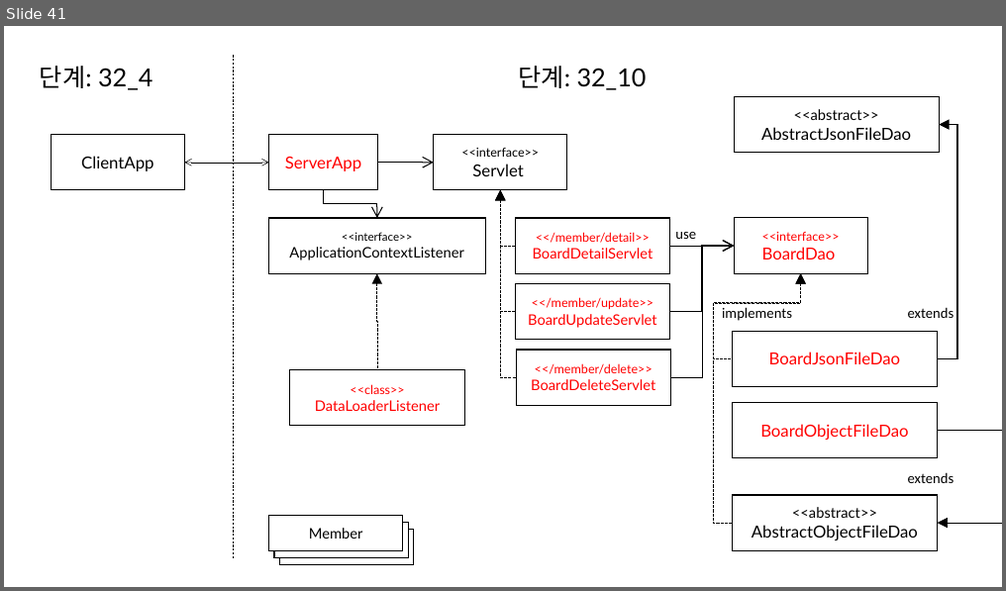
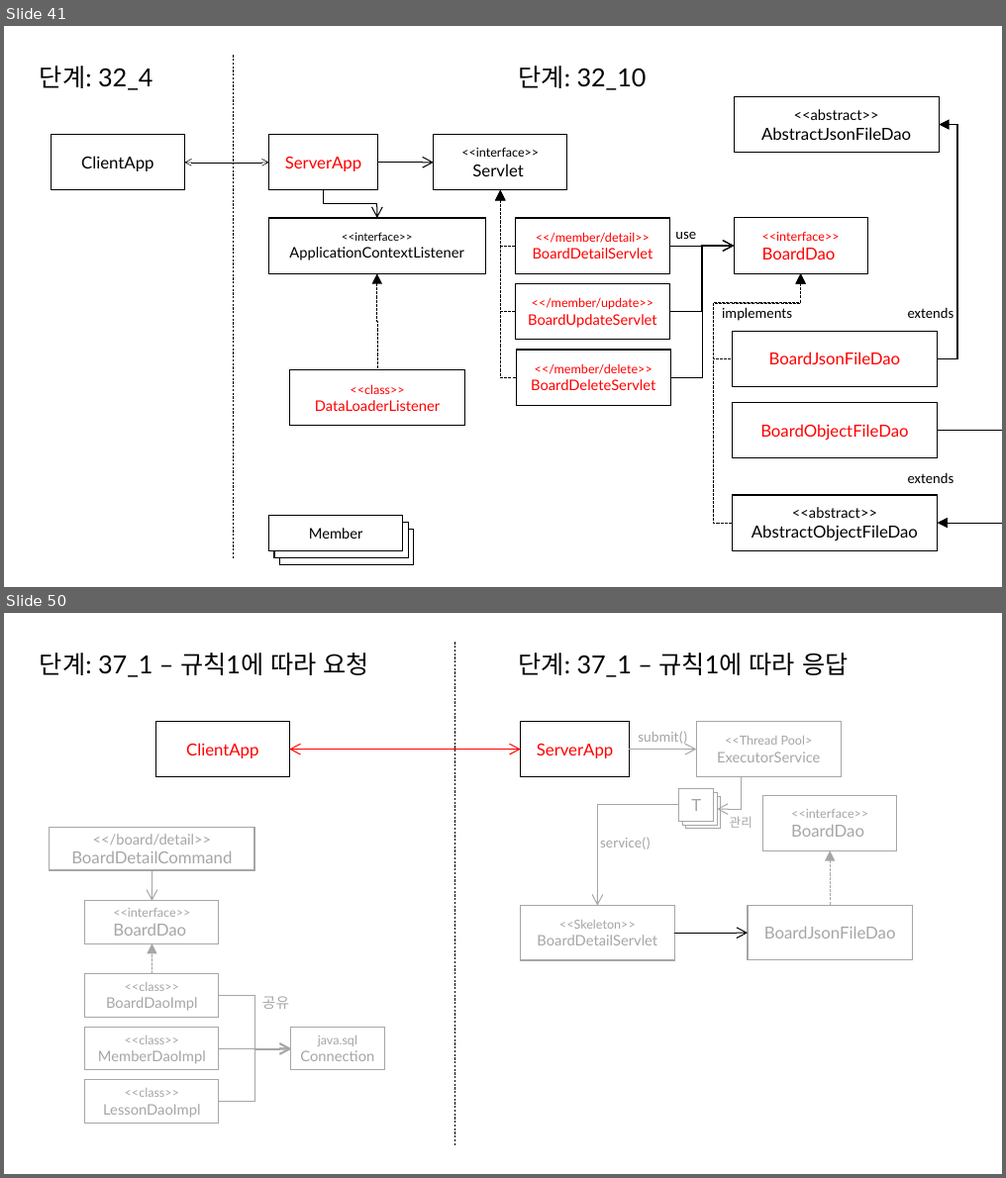
Before and after one commit to eomjinyoung/bitcamp-20191202, a slide deck: ClassDiagram.pptx. Shown one above the other, each under a label of ours: slide 41 before the commit, slides 41 and 50 after it; the slides between them are not shown. The pictures are 1006x591 and 1006x1178 pixels, drawn with LibreOffice and Linux fonts; fonts in the diff are those of the drawing. Boxes give left, top, right and bottom in pixels: in the first picture for what was removed or moved away, otherwise in the second. Text is boxed around its words. In the diff, an @@ line names an element or a change of style, - is before the commit and + after.

```diff
--- a/ClassDiagram.pptx
+++ b/ClassDiagram.pptx
@@ slide 50 added at [4, 613, 1002, 1174], background #FFFFFF @@
@@ line added from (455, 642) to (455, 1146), #000000 0.5 pt dashed @@
@@ text added at [40, 653, 369, 677], 24 pt, text #000000 @@
+단계: 37_1 – 규칙1에 따라 요청
@@ text added at [518, 653, 847, 677], 24 pt, text #000000 @@
+단계: 37_1 – 규칙1에 따라 응답
@@ rectangle added at [156, 722, 290, 777], outline #000000 1 pt, 16 pt, text #FF0000 @@
+ClientApp
@@ rectangle added at [521, 722, 629, 777], outline #000000 1 pt, 16 pt, text #FF0000 @@
+ServerApp
@@ text added at [638, 731, 687, 746], 14 pt, text #A6A6A6 @@
+submit()
@@ rectangle added at [696, 722, 841, 777], fill #FFFFFF, outline #A6A6A6 1 pt, 14 pt, text #A6A6A6 @@
+<<Thread Pool>
+ExecutorService
@@ double arrow added from (289, 750) to (521, 750), #FF0000 1 pt @@
@@ arrow added from (629, 750) to (696, 750), #A6A6A6 1 pt @@
@@ rectangle added at [679, 789, 714, 821], fill #FFFFFF, outline #A6A6A6 1 pt, 16 pt, text #A6A6A6 @@
+T
@@ elbow arrow added from (741, 777) to (718, 809), #A6A6A6 1 pt @@
@@ elbow arrow added from (679, 805) to (598, 906), #A6A6A6 1 pt @@
@@ rectangle added at [683, 792, 718, 825], fill #FFFFFF, outline #A6A6A6 1 pt, 16 pt, text #000000 @@
+T
@@ rectangle added at [686, 796, 721, 829], fill #FFFFFF, outline #A6A6A6 1 pt, 16 pt, text #000000 @@
+T
@@ text added at [730, 817, 752, 828], 12 pt, text #A6A6A6 @@
+관리
@@ rectangle added at [763, 795, 897, 851], outline #A6A6A6 1 pt, 12 pt, text #A6A6A6 @@
+<<interface>>
+BoardDao
@@ rectangle added at [50, 828, 254, 870], fill #FFFFFF, outline #A6A6A6 1 pt, 16 pt, text #A6A6A6 @@
+<</board/detail>>
+BoardDetailCommand
@@ text added at [600, 838, 650, 850], 14 pt, text #A6A6A6 @@
+service()
@@ arrow added from (152, 870) to (152, 901), #A6A6A6 1 pt @@
@@ elbow arrow added from (831, 906) to (831, 851), #A6A6A6 1 pt dashed @@
@@ rectangle added at [85, 901, 219, 944], outline #A6A6A6 1 pt, 12 pt, text #A6A6A6 @@
+<<interface>>
+BoardDao
@@ rectangle added at [521, 906, 675, 960], outline #A6A6A6 1 pt, 14 pt, text #A6A6A6 @@
+<<Skeleton>>
+BoardDetailServlet
@@ rectangle added at [747, 906, 912, 960], outline #A6A6A6 1 pt, 16 pt, text #A6A6A6 @@
+BoardJsonFileDao
@@ elbow arrow added from (675, 934) to (747, 934), #000000 1 pt @@
@@ arrow added from (152, 974) to (152, 944), #A6A6A6 1 pt dashed @@
@@ rectangle added at [85, 974, 219, 1017], fill #FFFFFF, outline #A6A6A6 1 pt, 14 pt, text #A6A6A6 @@
+<<class>>
+BoardDaoImpl
@@ elbow arrow added from (219, 995) to (291, 1049), #A6A6A6 1 pt @@
@@ text added at [262, 996, 289, 1009], 14 pt, text #A6A6A6 @@
+공유
@@ rectangle added at [85, 1027, 219, 1069], fill #FFFFFF, outline #A6A6A6 1 pt, 14 pt, text #A6A6A6 @@
+<<class>>
+MemberDaoImpl
@@ rectangle added at [291, 1027, 385, 1069], fill #FFFFFF, outline #A6A6A6 1 pt, 14 pt, text #A6A6A6 @@
+java.sql
+Connection
@@ elbow arrow added from (219, 1049) to (291, 1050), #A6A6A6 1 pt @@
@@ elbow arrow added from (219, 1102) to (291, 1049), #A6A6A6 1 pt @@
@@ rectangle added at [85, 1080, 219, 1123], fill #FFFFFF, outline #A6A6A6 1 pt, 14 pt, text #A6A6A6 @@
+<<class>>
+LessonDaoImpl
```
Also in this commit, not shown: 6 slides changed, 3 other slides added, 7 other files.
